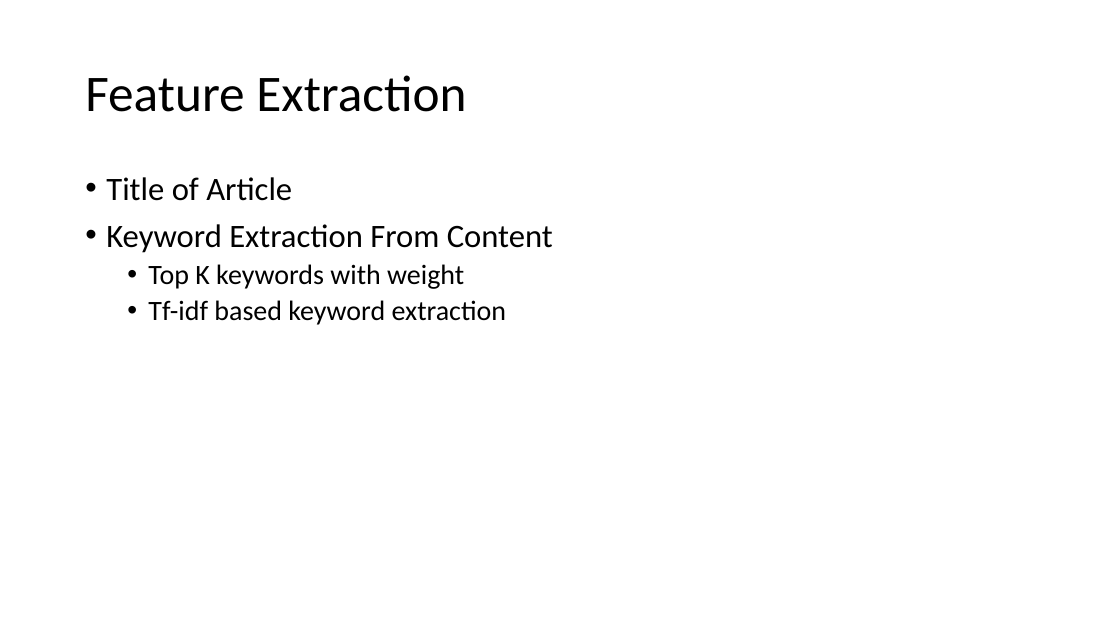
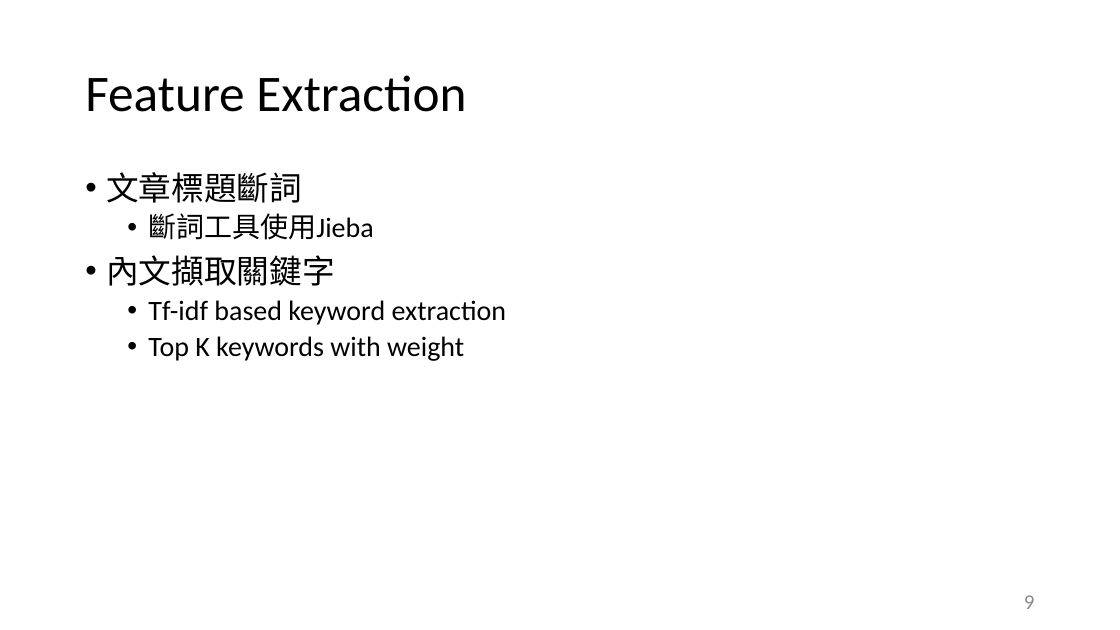
Before and after one commit to ZhongTing/HotTopicDetection, a slide deck: slide 9 of document/Hot-Topic-Detection.pptx (slide 15 before the commit). Drawn at 1120x630 pixels with LibreOffice and Linux fonts; fonts in the diff are those of the drawing. Boxes give left, top, right and bottom in pixels: in the first picture for what was removed or moved away, otherwise in the second. Text is boxed around its words. In the diff, an @@ line names an element or a change of style, - is before the commit and + after.

```diff
--- a/document/Hot-Topic-Detection.pptx
+++ b/document/Hot-Topic-Detection.pptx
@@ text at [106,172,507,325]: text changed; size 28 to 24 pt @@
-• Title of Article
-• Keyword Extraction From Content
+• 文章標題斷詞
+  • 斷詞工具使用Jieba
+• 內文擷取關鍵字
+  • Tf-idf based keyword extraction
@@ page number added at [1024,595,1035,609], 18 pt, text #8C8C8C @@
+9
```
Also in this commit, not shown: 24 other slides changed, 32 slides added, 8 slides removed, 19 other files.
